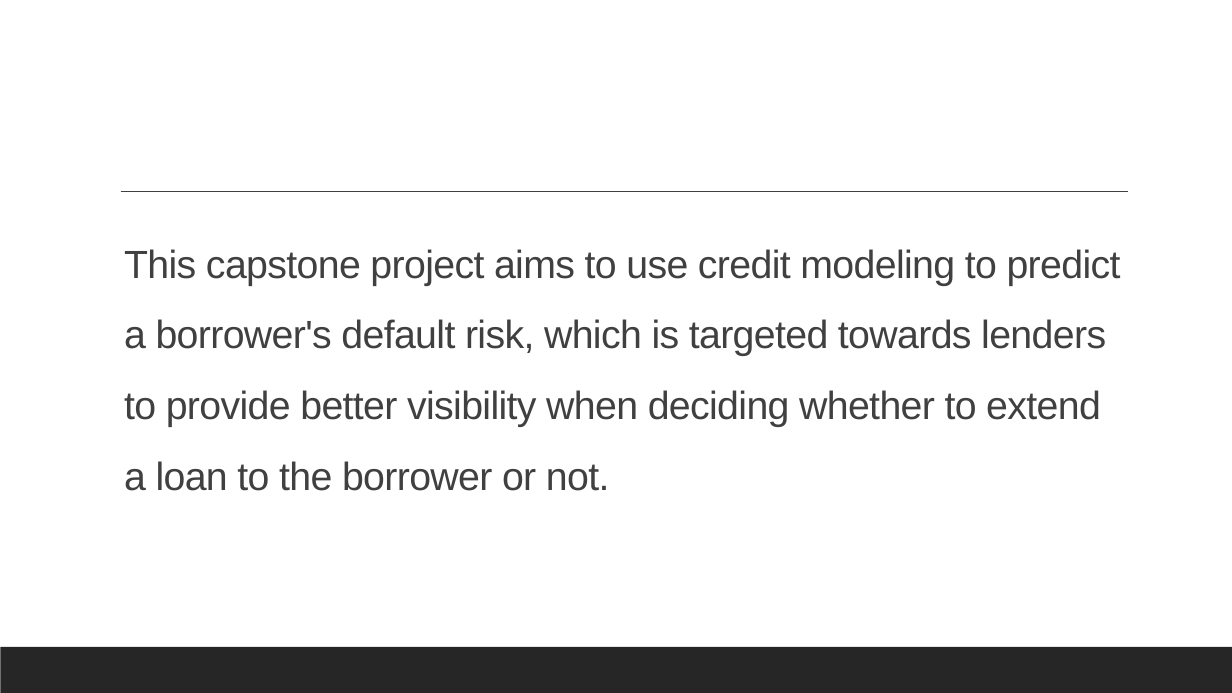
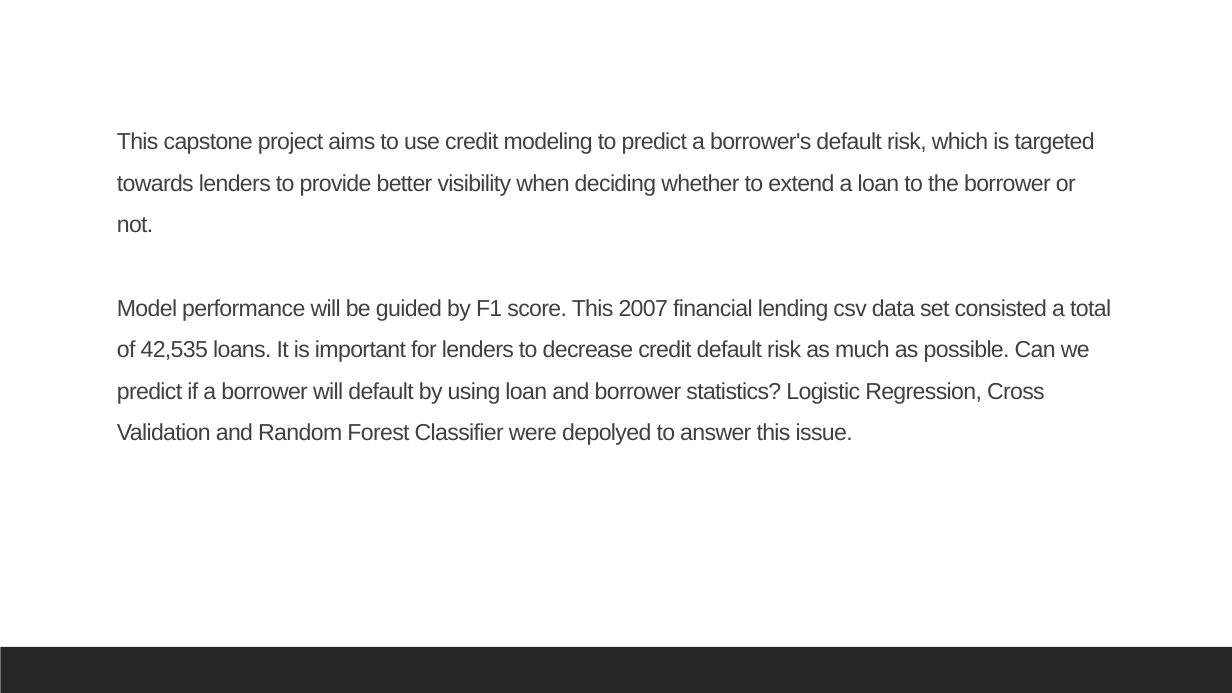
Before and after one commit to Choc91/General-Assembly-Capstone, a slide deck: slide 2 of Credit Risk Capstone Project.pptx. Drawn at 1232x693 pixels with LibreOffice and Linux fonts; fonts in the diff are those of the drawing. Boxes give left, top, right and bottom in pixels: in the first picture for what was removed or moved away, otherwise in the second. Text is boxed around its words. In the diff, an @@ line names an element or a change of style, - is before the commit and + after.

```diff
--- a/Credit Risk Capstone Project.pptx
+++ b/Credit Risk Capstone Project.pptx
@@ text "This capstone project aims to ...": place and size @@
-text "This capstone project aims to ..." at [124,249,1121,491]
+text "This capstone project aims to ..." at [117,132,1111,445]
@@ text "This capstone project aims to ..." at [117,132,1111,445]: vertical alignment bottom to top @@
@@ text at [117,132,1095,232]: size 30.6 to 18 pt in "This capstone project aims to use credit ..." @@
@@ line removed from (121, 192) to (1128, 192) @@
@@ text at [117,299,1111,445]: paragraph added @@
+Model performance will be guided by F1 score. This 2007 financial lending csv data set consisted a total of 42,535 loans. It is important for lenders to decrease credit default risk as much as possible. Can we predict if a borrower will default by using loan and borrower statistics? Logistic Regression, Cross Validation and Random Forest Classifier were depolyed to answer this issue.
```
Also in this commit, not shown: 1 other slide changed, 1 slide added.
